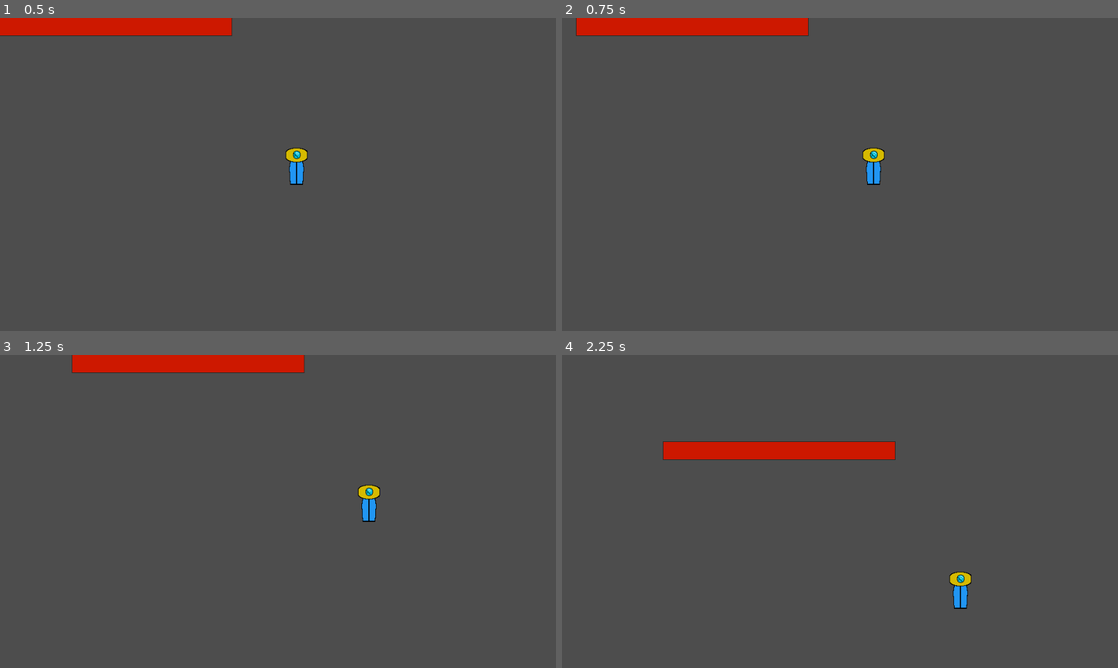
Above: before the commit, frames 1-4 (two rows, left to right).
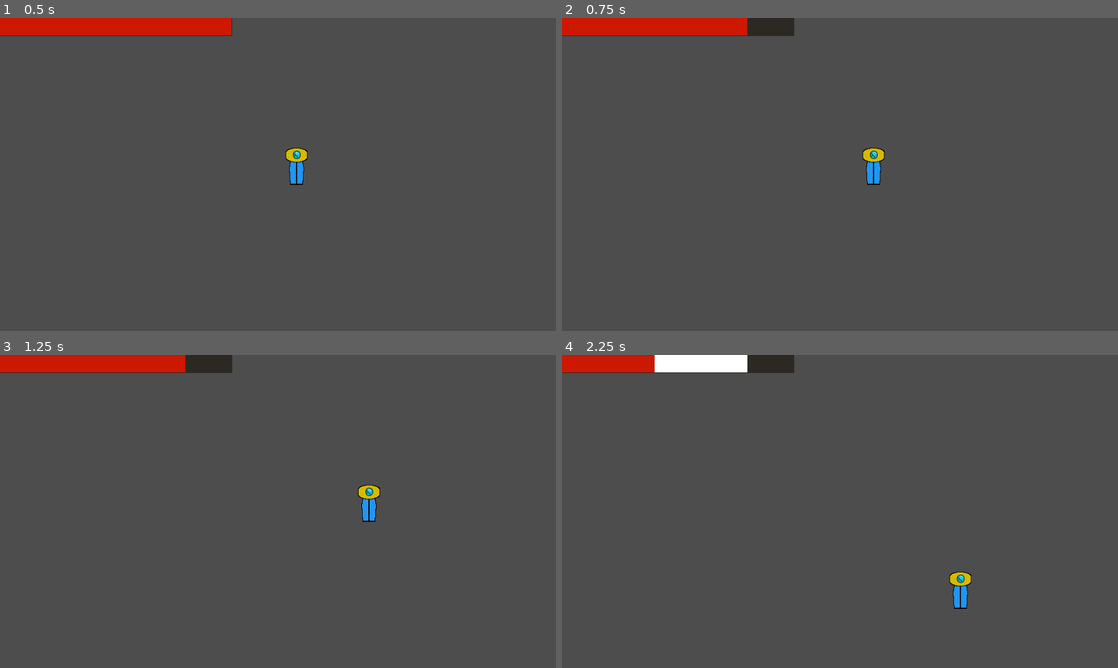
Above: after the commit, the same moments.

Repository: nf12pro/ChronoAnchor
Game: Godot game, scene res://scenes/testing_scene.tscn
Same seed, same stepped clock (60 frames per second), same inputs: the game is played once before the commit and once after it.
Inputs (mouse positions are in pixels of both pictures, inside the frame that each line leads up to):
- Up to frame 1 (0.5 s): no input
- Up to frame 2 (0.75 s): tap Enter at 0.5 s; move the mouse to (962, 158) at 0.52 s; hold Right (move_right) from 0.53 s (still down); hold P (take_damage_test) from 0.53 s (still down); click (962, 158) at 0.67 s
- Up to frame 3 (1.25 s): keep holding Right (move_right); keep holding P (take_damage_test)
- Up to frame 4 (2.25 s): move the mouse to (728, 527) at 1.27 s; release Right (move_right) at 1.28 s; release P (take_damage_test) at 1.28 s; hold S (move_down) 1.28-2.03 s; tap P (take_damage_test) at 1.35 s; move the mouse to (895, 442) at 2.02 s; hold Right (move_right) from 2.03 s (still down); hold P (take_damage_test) from 2.03 s (still down); tap Alt at 2.1 s

Frame 1 is identical in both runs. In frame 2, 0.8% of the frame differs, in the area x 0-45%, y 0-6%; in frame 3, 2.0%; in frame 4, 4.9%, in the area x 0-60%, y 0-34%.

Commit message:
Succesful Health Bar

Diff:
--- a/scenes/player.tscn
+++ b/scenes/player.tscn
@@ -2,6 +2,7 @@
 
 [ext_resource type="Texture2D" uid="uid://cyx23xojcaqrv" path="res://assets/prototype_player_default_animation.png" id="1_3vyb7"]
 [ext_resource type="Script" uid="uid://4q0crsc2o25v" path="res://scripts/player.gd" id="1_g2els"]
+[ext_resource type="PackedScene" uid="uid://b7weh1oqtsr78" path="res://scenes/health_bar.tscn" id="3_qhqgy"]
 
 [sub_resource type="AtlasTexture" id="AtlasTexture_g2els"]
 atlas = ExtResource("1_3vyb7")
@@ -40,3 +41,7 @@
 [node name="collision_shape_2d" type="CollisionShape2D" parent="." unique_id=1128658469]
 position = Vector2(32, 32)
 shape = SubResource("RectangleShape2D_hv2ic")
+
+[node name="canvas_layer" type="CanvasLayer" parent="." unique_id=527961938]
+
+[node name="health_bar" parent="canvas_layer" unique_id=2078701455 instance=ExtResource("3_qhqgy")]
--- a/scenes/testing_scene.tscn
+++ b/scenes/testing_scene.tscn
@@ -1,15 +1,8 @@
 [gd_scene format=3 uid="uid://dj2xqw6gl3p73"]
 
 [ext_resource type="PackedScene" uid="uid://bwiio5rwwi5dp" path="res://scenes/player.tscn" id="1_2j2p2"]
-[ext_resource type="PackedScene" uid="uid://b7weh1oqtsr78" path="res://scenes/health_bar.tscn" id="2_v6rby"]
 
 [node name="testing_scene" type="Node2D" unique_id=1774393185]
 
 [node name="player" parent="." unique_id=142865822 instance=ExtResource("1_2j2p2")]
 position = Vector2(480, 224)
-
-[node name="health_bar" parent="player" unique_id=2078701455 instance=ExtResource("2_v6rby")]
-offset_left = -480.0
-offset_top = -224.0
-offset_right = -80.0
-offset_bottom = -194.0
--- a/scripts/health_bar.gd
+++ b/scripts/health_bar.gd
@@ -3,7 +3,7 @@
 @onready var timer = $timer
 @onready var damage_bar = $damage_bar
 
-var health = 0.0 : set = set_health
+var health = 0 : set = set_health
 
 func set_health(new_health):
 	var previous_health = health
--- a/scripts/player.gd
+++ b/scripts/player.gd
@@ -8,7 +8,7 @@
 #endregion
 
 #region Health
-@onready var health_bar = $health_bar
+@onready var health_bar = $canvas_layer/health_bar
 @export var health = 100
 #endregion
 
@@ -62,3 +62,4 @@
 	if event.is_action_pressed("take_damage_test"):
 		print("INPUT DETECTED")
 		health -= 20
+		health_bar.health = health
